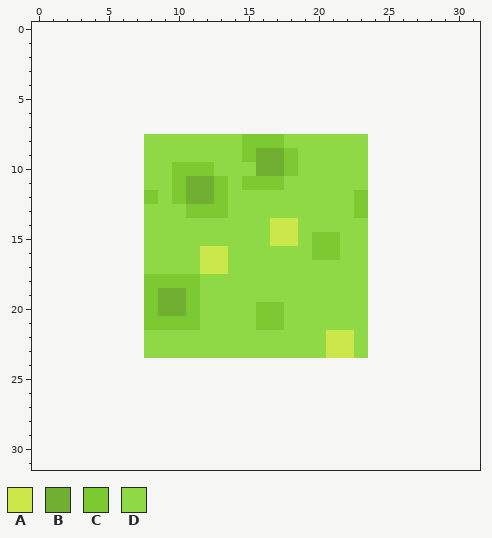
Two states of a pixel-art file, godot/art/tiles/groundcover_green.aseprite. The picture above is the old version.
16x16 pixels, 1 frame. The old version is drawn lined up with the new one, on the new canvas.
Palette (. is transparent): A #cbe749  B #70af32  C #7dc932  D #8fd947
Pixels before, first column x 8:
 8 DDDDDDDCCCDDDDDD
 9 DDDDDDDCBBCDDDDD
10 DDCCCDDDBBCDDDDD
11 DDCBBCDCCCDDDDDD
12 CDCBBCDDDDDDDDDC
13 DDDCCCDDDDDDDDDC
14 DDDDDDDDDAADDDDD
15 DDDDDDDDDAADCCDD
16 DDDDAADDDDDDCCDD
17 DDDDAADDDDDDDDDD
18 CCCCDDDDDDDDDDDD
19 CBBCDDDDDDDDDDDD
20 CBBCDDDDCCDDDDDD
21 CCCCDDDDCCDDDDDD
22 DDDDDDDDDDDDDAAD
23 DDDDDDDDDDDDDAAD
Now the later version:
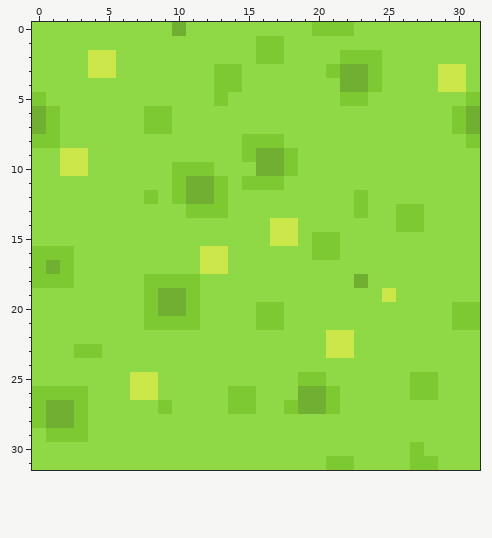
Difference:
canvas 16x16 -> 32x32, the old top-left corner now at 8,8
Changed rows in their new state; - is an unchanged pixel.
first column x 0:
 0 DDDDDDDDDDBDDDDDDDDDCCCDDDDDDDDD
 1 DDDDDDDDDDDDDDDDCCDDDDDDDDDDDDDD
 2 DDDDAADDDDDDDDDDCCDDDDCCCDDDDDDD
 3 DDDDAADDDDDDDCCDDDDDDCBBCDDDDAAD
 4 DDDDDDDDDDDDDCCDDDDDDDBBCDDDDAAD
 5 CDDDDDDDDDDDDCDDDDDDDDCCDDDDDDDC
 6 BCDDDDDDCCDDDDDDDDDDDDDDDDDDDDCB
 7 BCDDDDDDCCDDDDDDDDDDDDDDDDDDDDCB
 8 CCDDDDDD----------------DDDDDDDC
 9 DDAADDDD----------------DDDDDDDD
10 DDAADDDD----------------DDDDDDDD
11 DDDDDDDD----------------DDDDDDDD
12 DDDDDDDD----------------DDDDDDDD
13 DDDDDDDD----------------DDCCDDDD
14 DDDDDDDD----------------DDCCDDDD
15 DDDDDDDD----------------DDDDDDDD
16 CCCDDDDD----------------DDDDDDDD
17 CBCDDDDD----------------DDDDDDDD
18 CCCDDDDD---------------BDDDDDDDD
19 DDDDDDDD----------------DADDDDDD
20 DDDDDDDD----------------DDDDDDCC
21 DDDDDDDD----------------DDDDDDCC
22 DDDDDDDD----------------DDDDDDDD
23 DDDCCDDD----------------DDDDDDDD
24 DDDDDDDDDDDDDDDDDDDDDDDDDDDDDDDD
25 DDDDDDDAADDDDDDDDDDCCDDDDDDCCDDD
26 CCCCDDDAADDDDDCCDDDBBCDDDDDCCDDD
27 CBBCDDDDDCDDDDCCDDCBBCDDDDDDDDDD
28 CBBCDDDDDDDDDDDDDDDDDDDDDDDDDDDD
29 DCCCDDDDDDDDDDDDDDDDDDDDDDDDDDDD
30 DDDDDDDDDDDDDDDDDDDDDDDDDDDCDDDD
31 DDDDDDDDDDDDDDDDDDDDDCCDDDDCCDDD
Pixel boxes of the changes (left, top, right, bottom) in both pictures:
changed: (32, 22, 480, 470)
